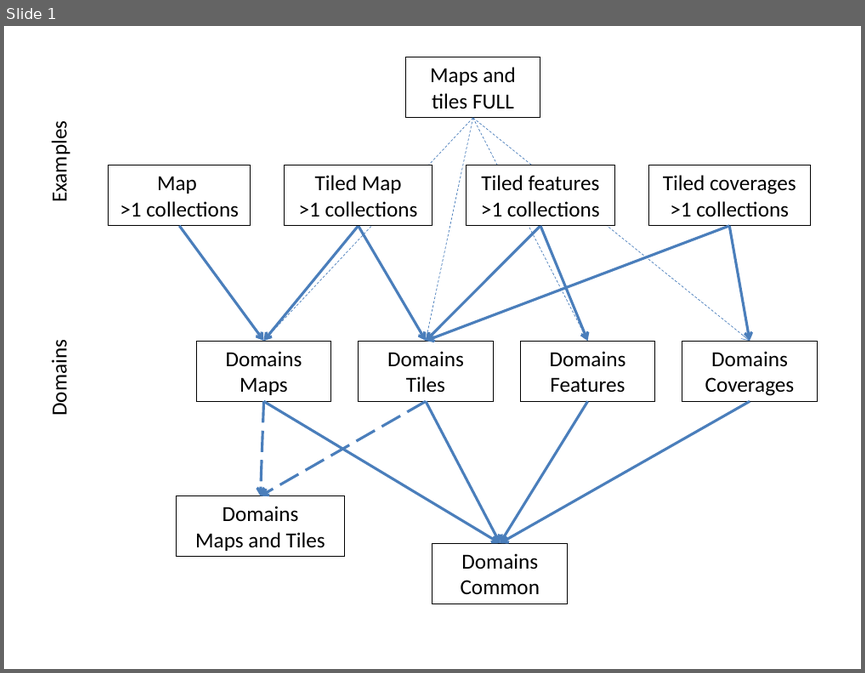
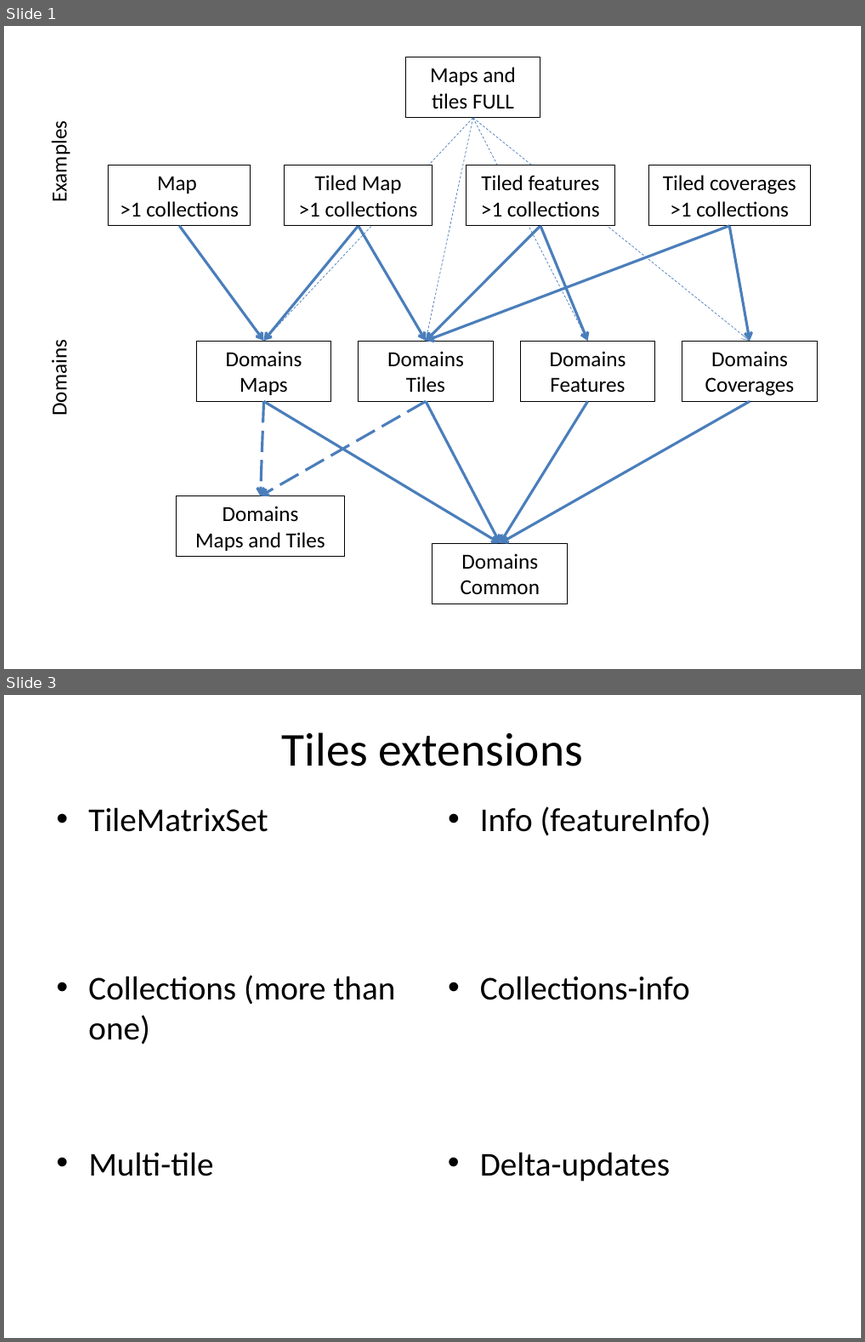
Before and after one commit to opengeospatial/ogcapi-maps, a slide deck: standard/images/diagrams.pptx. Shown one above the other, each under a label of ours: slide 1 before the commit, slides 1 and 3 after it; the slides between them are not shown. The pictures are 865x673 and 865x1342 pixels, drawn with LibreOffice and Linux fonts; fonts in the diff are those of the drawing. Boxes give left, top, right and bottom in pixels: in the first picture for what was removed or moved away, otherwise in the second. Text is boxed around its words. In the diff, an @@ line names an element or a change of style, - is before the commit and + after.

```diff
--- a/standard/images/diagrams.pptx
+++ b/standard/images/diagrams.pptx
@@ slide 3 added at <box>4,695,861,1338</box>, background #FFFFFF @@
@@ title added at <box>282,732,583,766</box>, 39.6 pt, text #000000 @@
+Tiles extensions
@@ text added at <box>88,807,268,832</box>, 28 pt, text #000000 @@
+• TileMatrixSet
@@ text added at <box>480,806,711,836</box>, 28 pt, text #000000 @@
+• Info (featureInfo)
@@ text added at <box>88,975,395,1044</box>, 28 pt, text #000000 @@
+• Collections (more than one)
@@ text added at <box>480,975,690,1000</box>, 28 pt, text #000000 @@
+• Collections-info
@@ text added at <box>89,1151,214,1176</box>, 28 pt, text #000000 @@
+• Multi-tile
@@ text added at <box>480,1151,670,1181</box>, 28 pt, text #000000 @@
+• Delta-updates
```
Also in this commit, not shown: 6 other slides added, 47 other files.
